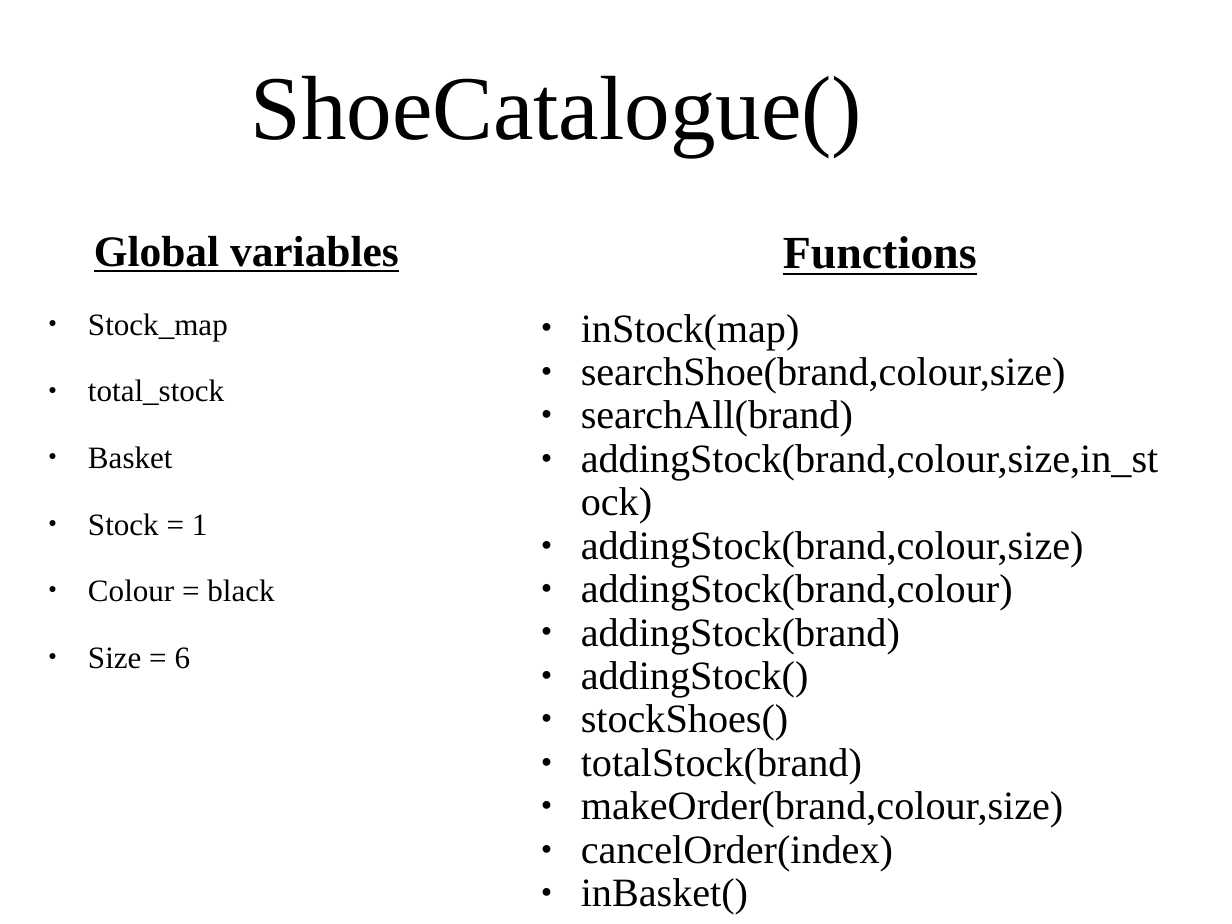
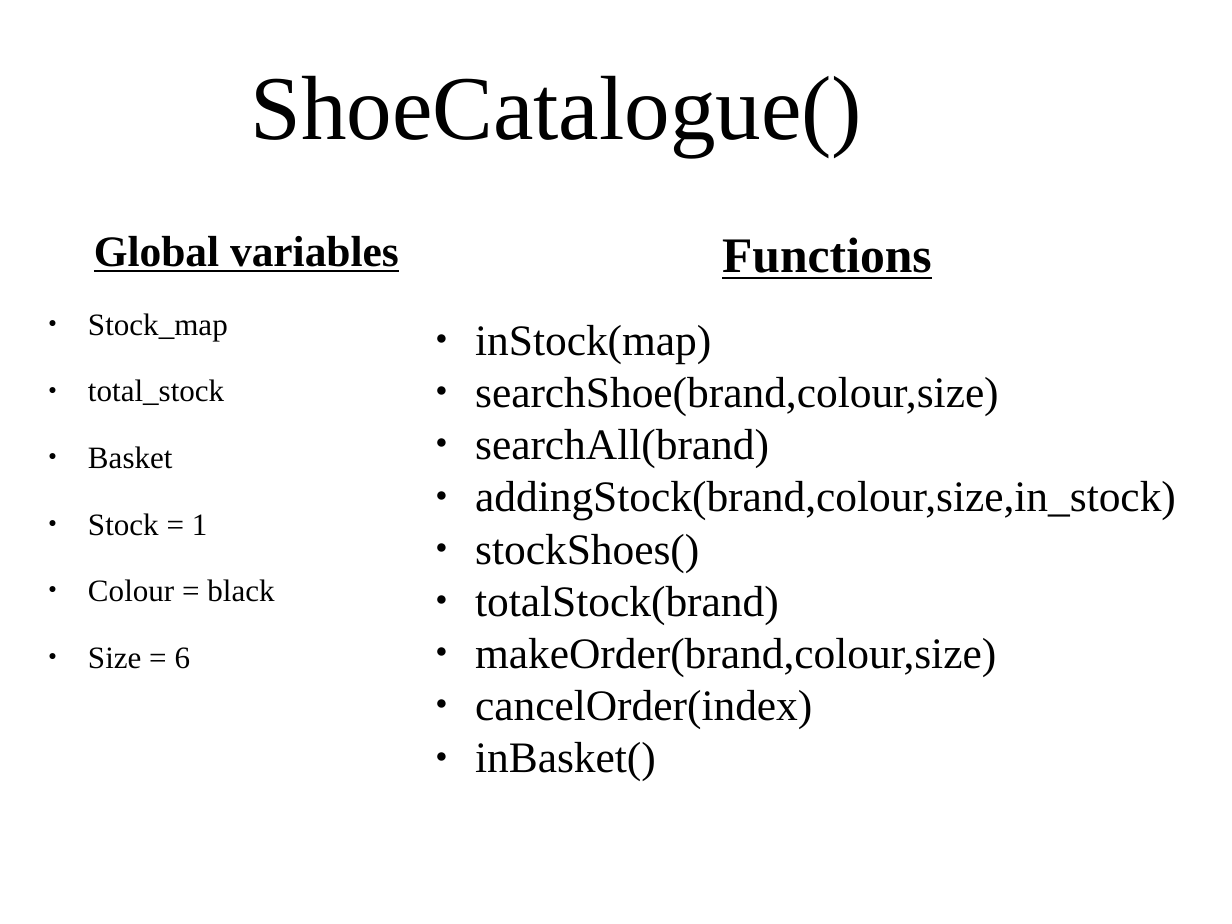
Before and after one commit to TaSiya/shoe, a slide deck: slide 10 of project presentation.odp (slide 2 before the commit). Drawn at 1232x924 pixels with LibreOffice and Linux fonts; fonts in the diff are those of the drawing; background and template pictures are left out. Boxes give left, top, right and bottom in pixels: in the first picture for what was removed or moved away, otherwise in the second. Text is boxed around its words. In the diff, an @@ line names an element or a change of style, - is before the commit and + after.

Commit message:
added more slides in presentation, example file params.js for the adding function

```diff
--- a/project presentation.odp
+++ b/project presentation.odp
@@ text "Functions": place and size @@
-text "Functions" at [581, 236, 1159, 871]
+text "Functions" at [475, 237, 1176, 781]
@@ text "Functions" at [475, 237, 1176, 781]: size 29.6 to 32 pt in "Functions"; size 25.9 to 28 pt; line spacing 0.9 to 1 @@
@@ text at [581, 531, 1084, 698]: paragraphs removed @@
-● addingStock(brand,colour,size)
-● addingStock(brand,colour)
-● addingStock(brand)
-● addingStock()
```
Also in this commit, not shown: 1 other slide changed, 10 slides added, 3 other files.
